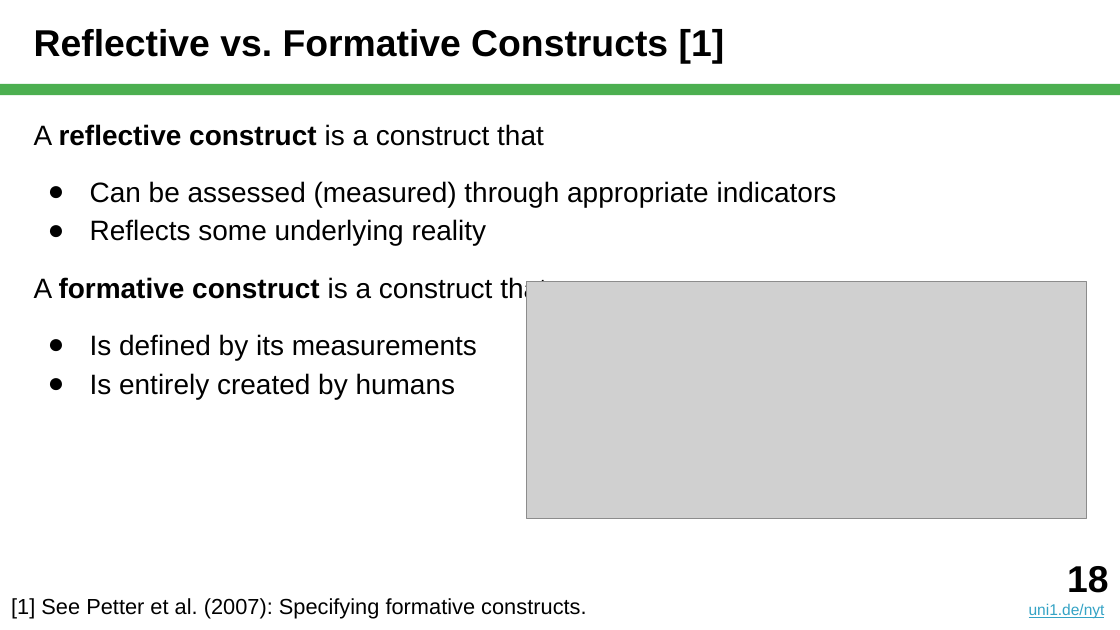
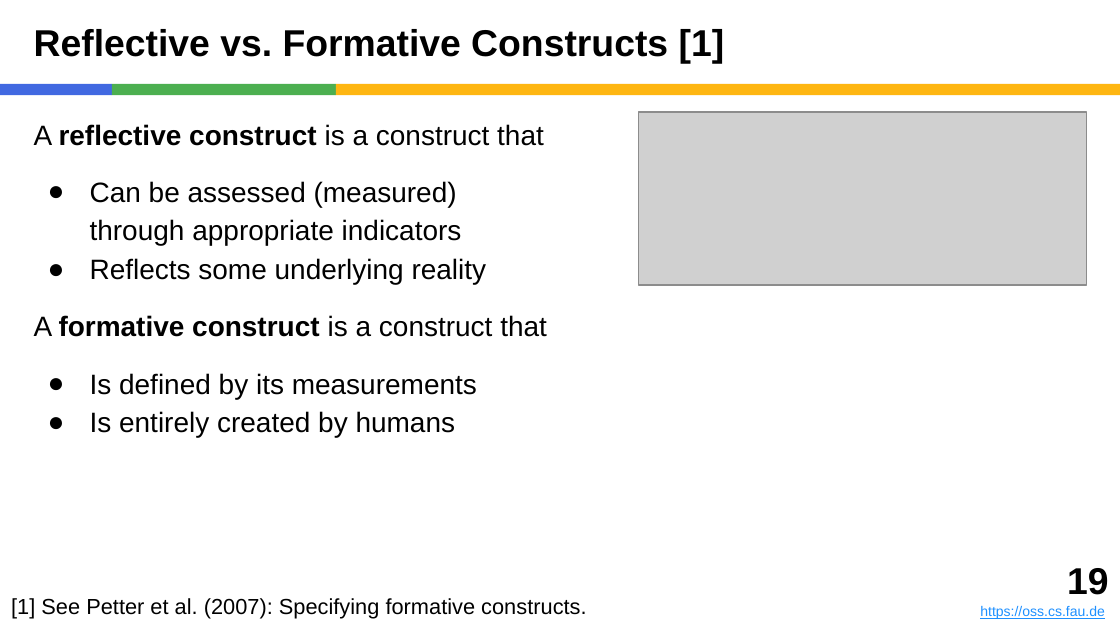
Before and after one commit to dirkriehle/nyt-course, a slide deck: slide 19 of Lecture slides/NYT D01 - Theory Validation.pptx (slide 18 before the commit). Drawn at 1120x630 pixels with LibreOffice and Linux fonts; fonts in the diff are those of the drawing; grey boxes stand for pictures. Boxes give left, top, right and bottom in pixels: in the first picture for what was removed or moved away, otherwise in the second. Text is boxed around its words. In the diff, an @@ line names an element or a change of style, - is before the commit and + after.

```diff
--- a/Lecture slides/NYT D01 - Theory Validation.pptx
+++ b/Lecture slides/NYT D01 - Theory Validation.pptx
@@ rectangle added at (0, 84, 112, 95), fill #4169E1 @@
@@ rectangle added at (112, 84, 336, 95), fill #4CAF50 @@
@@ rectangle: place and size @@
-rectangle at (0, 84, 1120, 95)
+rectangle at (336, 84, 1120, 95)
@@ rectangle at (336, 84, 1120, 95): fill #4CAF50 to #FEB612 @@
@@ text "A reflective construct is a ..." rewrapped from (34, 124, 837, 399) to (34, 124, 547, 437) @@
@@ picture added at (638, 112, 1086, 284) @@
@@ picture removed at (526, 281, 1086, 519) @@
@@ text added at (980, 568, 1108, 619), 9 pt, text #1E90FF, underline @@
+19
+https://oss.cs.fau.de
@@ text removed at (1029, 566, 1108, 619) @@
-18
-uni1.de/nyt
```
Also in this commit, not shown: 42 other slides changed, 1 slide added, 3 other files.
